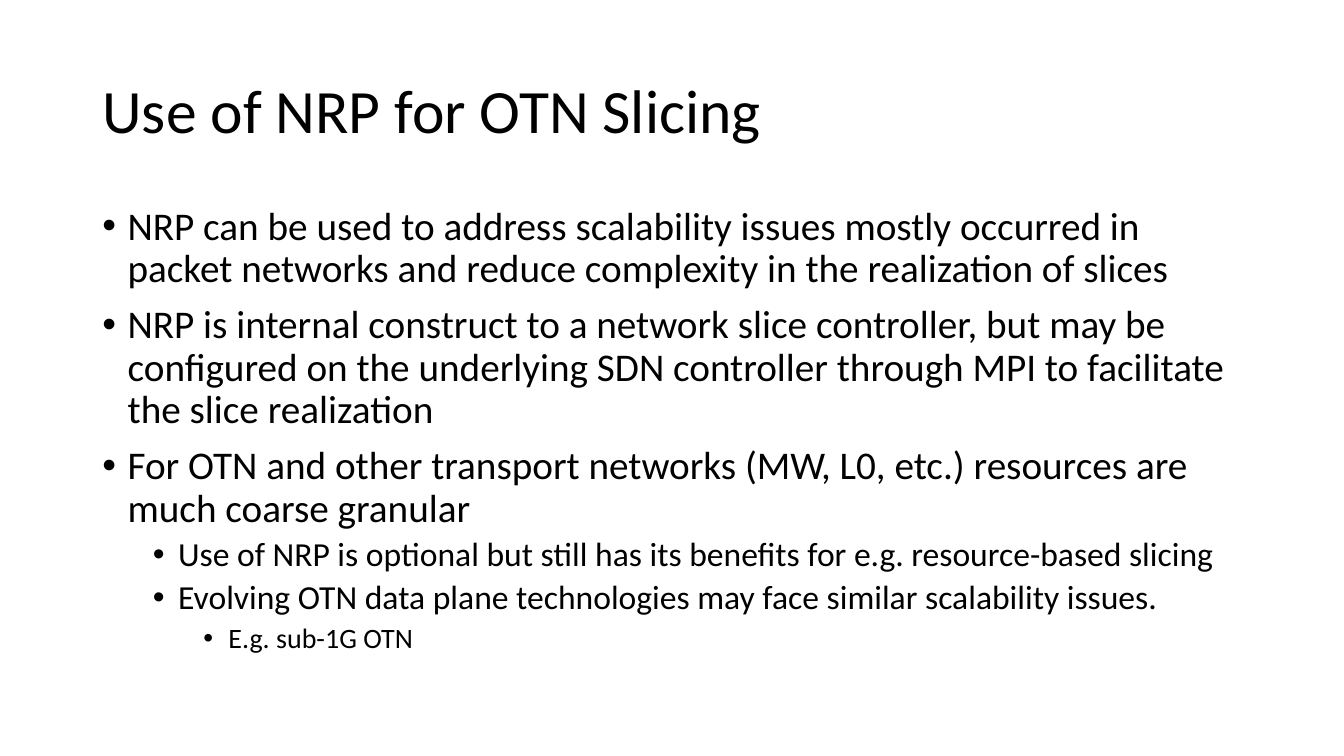
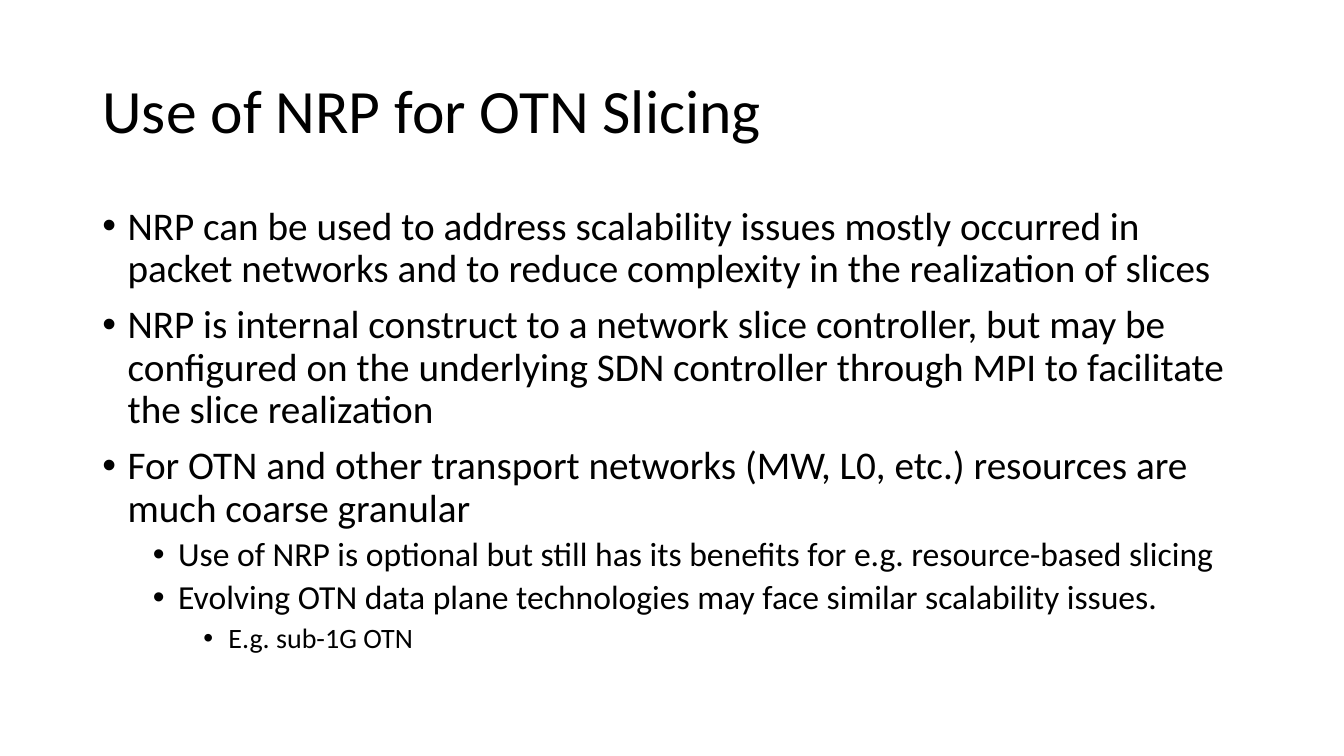
Before and after one commit to aguoietf/ietf-ccamp-yang-otn-slicing, a slide deck: slide 3 of Meeting Materials/draft-ietf-ccamp-yang-otn-slicing-02.pptx. Drawn at 1344x756 pixels with LibreOffice and Linux fonts; fonts in the diff are those of the drawing. Boxes give left, top, right and bottom in pixels: in the first picture for what was removed or moved away, otherwise in the second. Text is boxed around its words. In the diff, an @@ line names an element or a change of style, - is before the commit and + after.

```diff
--- a/Meeting Materials/draft-ietf-ccamp-yang-otn-slicing-02.pptx
+++ b/Meeting Materials/draft-ietf-ccamp-yang-otn-slicing-02.pptx
@@ text at [128, 212, 1211, 289]: text changed @@
-• NRP can be used to address scalability issues mostly occurred in packet networks and reduce complexity in the realization of slices
+• NRP can be used to address scalability issues mostly occurred in packet networks and to reduce complexity in the realization of slices
```
Also in this commit, not shown: 3 other slides changed.
